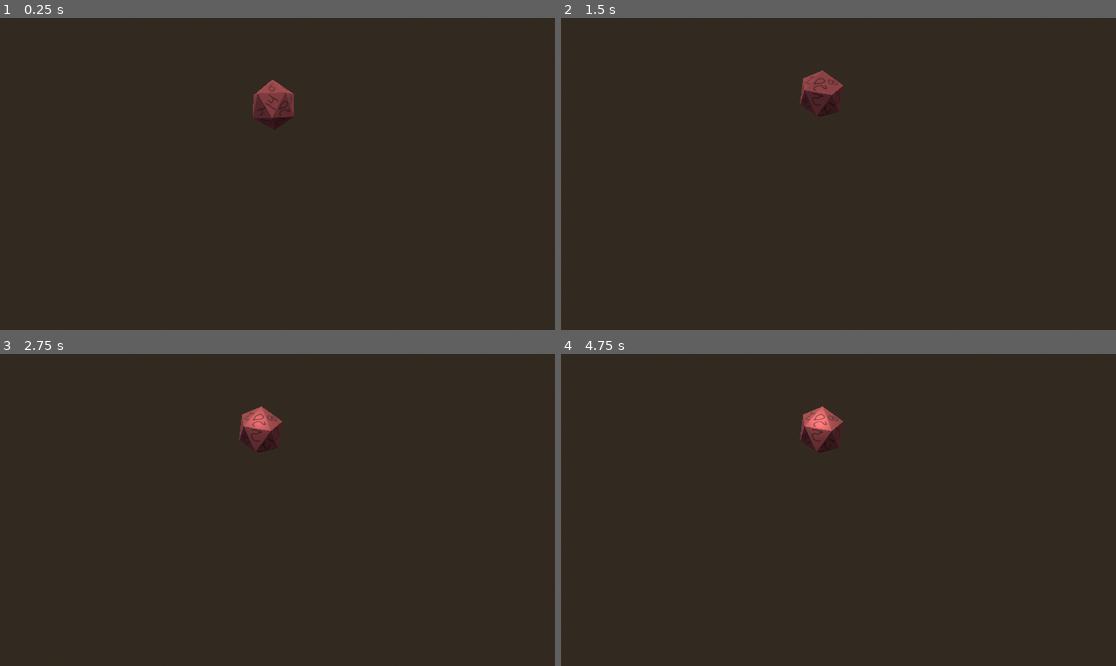
Above: before the commit, frames 1-4 (two rows, left to right).
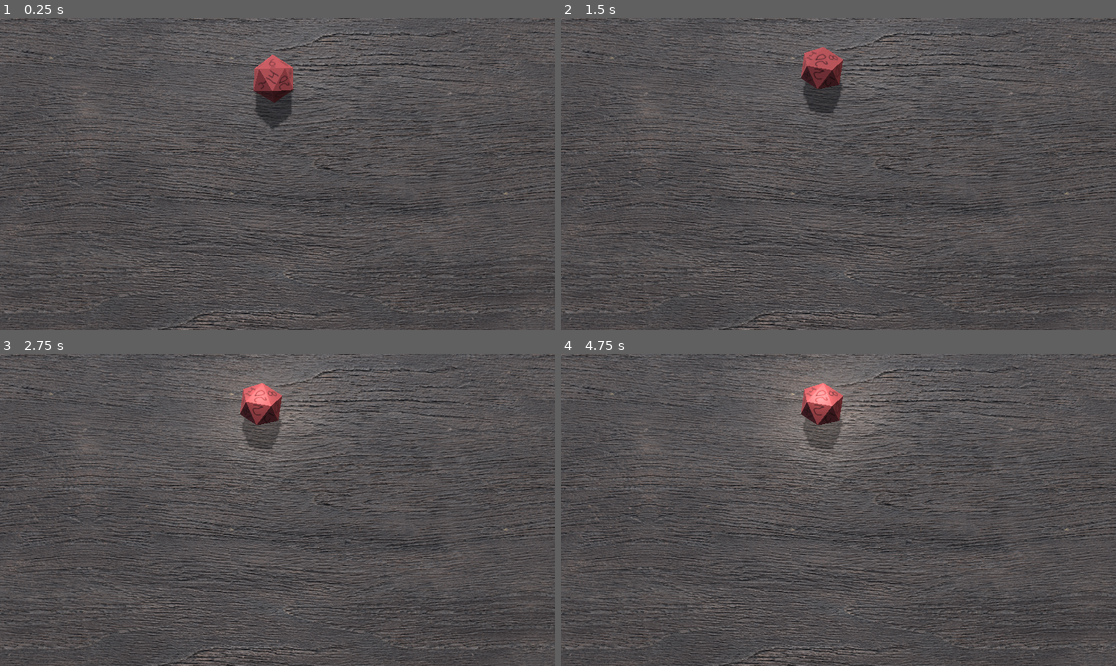
Above: after the commit, the same moments.

Repository: permahorse/diceroller
Game: Godot game, scene res://table.tscn
Two runs of this game, one before a commit and one after it. Both use one fixed random seed, a clock stepped at 60 frames per second and the inputs below.
Inputs (mouse positions are in pixels of both pictures, inside the frame that each line leads up to):
- Up to frame 1 (0.25 s): no input
- Up to frame 2 (1.5 s): move the mouse to (960, 158) at 0.52 s; click (960, 158) at 0.67 s; drag from (727, 189) to (810, 236) at 1.27 s
- Up to frame 3 (2.75 s): tap Enter at 2 s; move the mouse to (333, 441) at 2.02 s; click (333, 441) at 2.17 s
- Up to frame 4 (4.75 s): drag from (810, 572) to (672, 463) at 2.77 s; tap Space at 3.5 s; move the mouse to (1005, 556) at 3.52 s; click (1005, 556) at 3.67 s; tap Enter at 4.25 s; drag from (672, 463) to (755, 432) at 4.27 s

The runs differ from the first frame. In frame 1, 93% of the frame differs, in the area x 0-100%, y 0-100%; in frame 2, 93%; in frame 3, 93%; in frame 4, 93%.

Commit message:
add window resize callback

Diff:
--- a/table.tscn
+++ b/table.tscn
@@ -1,12 +1,47 @@
 [gd_scene format=3 uid="uid://dm1bfopm3aurt"]
 
 [ext_resource type="PackedScene" uid="uid://br2xjons1vet" path="res://d20.tscn" id="1_jd0nb"]
+[ext_resource type="Material" uid="uid://bu5lkt54yfi66" path="res://tex/wood062/Wood062_1K-PNG.tres" id="2_v5i0k"]
 
 [sub_resource type="PhysicsMaterial" id="PhysicsMaterial_jd0nb"]
 friction = 0.5
 bounce = 0.25
 
+[sub_resource type="GDScript" id="GDScript_jd0nb"]
+script/source = "extends StaticBody3D
+
+@export var camera: Camera3D
+
+# Called when the node enters the scene tree for the first time.
+func _ready() -> void:
+	var viewport: Viewport = get_viewport()
+	viewport.size_changed.connect(_viewport_resized)
+
+	_viewport_resized()
+
+
+func _viewport_resized():
+	var viewport: Viewport = get_viewport()
+	var visrect: Rect2 = viewport.get_visible_rect()
+	var norm_upleft: Vector3 = camera.project_ray_normal(visrect.position)
+	var norm_downright: Vector3 = camera.project_ray_normal(visrect.end)
+	var norm_downleft: Vector3 = camera.project_ray_normal(visrect.position + visrect.size * Vector2(0, 1))
+
+	var topleft2d: Vector3 = norm_upleft * Vector3(1,0,1) * (camera.position.y / norm_upleft.dot(Vector3.DOWN))
+	var downright2d: Vector3 = norm_downright * Vector3(1,0,1) * (camera.position.y / norm_downright.dot(Vector3.DOWN))
+	var downleft2d: Vector3 = norm_downleft * Vector3(1,0,1) * (camera.position.y / norm_downleft.dot(Vector3.DOWN))
+
+	$wallL.position.x = downleft2d.x
+	$wallR.position.x = downright2d.x
+	$wallU.position.y = topleft2d.y
+	$wallD.position.y = downright2d.y
+"
+
 [sub_resource type="WorldBoundaryShape3D" id="WorldBoundaryShape3D_jd0nb"]
+
+[sub_resource type="PlaneMesh" id="PlaneMesh_jd0nb"]
+material = ExtResource("2_v5i0k")
+size = Vector2(50, 50)
 
 [sub_resource type="ProceduralSkyMaterial" id="ProceduralSkyMaterial_jd0nb"]
 
@@ -22,34 +57,42 @@
 [node name="dice" parent="." unique_id=869552298 instance=ExtResource("1_jd0nb")]
 transform = Transform3D(1, 0, 0, 0, 1, 0, 0, 0, 1, 0, 1.4963028, 0)
 
-[node name="StaticBody3D" type="StaticBody3D" parent="." unique_id=2019588396]
+[node name="StaticBody3D" type="StaticBody3D" parent="." unique_id=2019588396 node_paths=PackedStringArray("camera")]
 physics_material_override = SubResource("PhysicsMaterial_jd0nb")
+script = SubResource("GDScript_jd0nb")
+camera = NodePath("../Camera3D")
 
 [node name="floor" type="CollisionShape3D" parent="StaticBody3D" unique_id=1896284705]
 shape = SubResource("WorldBoundaryShape3D_jd0nb")
 
-[node name="wall1" type="CollisionShape3D" parent="StaticBody3D" unique_id=1982705285]
-transform = Transform3D(-4.3711385e-08, 0.99999994, 0, -0.99999994, -4.3711385e-08, 0, 0, 0, 1, -5.456048, 0, 0)
+[node name="MeshInstance3D" type="MeshInstance3D" parent="StaticBody3D/floor" unique_id=1044517740]
+mesh = SubResource("PlaneMesh_jd0nb")
+
+[node name="wallL" type="CollisionShape3D" parent="StaticBody3D" unique_id=1982705285]
+transform = Transform3D(-4.3711385e-08, 0.99999994, 0, -0.99999994, -4.3711385e-08, 0, 0, 0, 1, -19.822163, 0, 0)
 shape = SubResource("WorldBoundaryShape3D_jd0nb")
 
-[node name="wall2" type="CollisionShape3D" parent="StaticBody3D" unique_id=104394035]
-transform = Transform3D(-4.3711385e-08, -0.99999994, 0, 0.99999994, -4.3711385e-08, 0, 0, 0, 1, 5.456, 0, 0)
+[node name="wallR" type="CollisionShape3D" parent="StaticBody3D" unique_id=104394035]
+transform = Transform3D(-4.3711385e-08, -0.99999994, 0, 0.99999994, -4.3711385e-08, 0, 0, 0, 1, 21.910229, 0, 0)
 shape = SubResource("WorldBoundaryShape3D_jd0nb")
 
-[node name="wall3" type="CollisionShape3D" parent="StaticBody3D" unique_id=316494173]
+[node name="wallU" type="CollisionShape3D" parent="StaticBody3D" unique_id=316494173]
 transform = Transform3D(1.9106853e-15, 4.3711385e-08, 0.99999994, 0.9999999, -4.3711385e-08, 0, 4.3711385e-08, 0.99999994, -4.3711385e-08, 0, 0, -3.3460135)
 shape = SubResource("WorldBoundaryShape3D_jd0nb")
 
-[node name="wall4" type="CollisionShape3D" parent="StaticBody3D" unique_id=1385052766]
+[node name="wallD" type="CollisionShape3D" parent="StaticBody3D" unique_id=1385052766]
 transform = Transform3D(1.9106853e-15, -4.3711385e-08, 0.99999994, -0.9999999, -4.3711385e-08, 0, 4.3711385e-08, -0.99999994, -4.3711385e-08, 0, 0, 7.826695)
 shape = SubResource("WorldBoundaryShape3D_jd0nb")
 
 [node name="Camera3D" type="Camera3D" parent="." unique_id=582611575]
-transform = Transform3D(1, 0, 0, 0, 0.10145569, 0.9948401, 0, -0.9948401, 0.10145569, 0.13145578, 8.936716, 3.1111116)
+transform = Transform3D(1, 0, 0, 0, 0.10145569, 0.9948401, 0, -0.9948401, 0.10145569, 0.13145578, 14.727755, 4.9551835)
 environment = SubResource("Environment_jd0nb")
 current = true
+fov = 50.0
 
 [node name="DirectionalLight3D" type="DirectionalLight3D" parent="." unique_id=1234311975]
 transform = Transform3D(1, 0, 0, 0, -0.69517285, 0.71884257, 0, -0.71884257, -0.69517285, 0, 0, 0)
+shadow_enabled = true
+shadow_opacity = 0.8
 
 [node name="manipilator" type="Node3D" parent="." unique_id=169740469]
